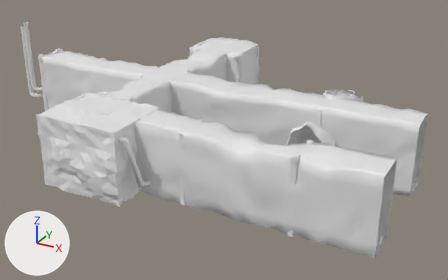
The FBX model Assets/_Project/Content/Art/3D/Mesh/SM_Сorridor_01.fbx, before and after one commit.
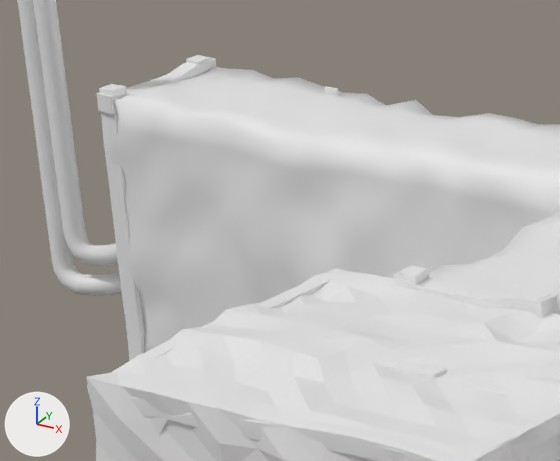
The first picture shows the older version from a 50 mm lens placed at (30.4, -29.6, 15.7), pointed at (13.6, 0.9, 0.5). The close-ups show the older and then the newer version on the part from 4% to 30% of the width and 13% to 47% of the height of that picture. Only the edits that show in the close-ups are written down. The axes (+X, +Y, +Z) are drawn at lower left. The lights are the same throughout. Materials are left out; every surface is plain grey. Where no turn or scale is listed for an object, it has been applied to the vertices.

The older version as bpy lines, for what is in view:
```python
me_cube_382 = bpy.data.meshes.new('Cube.382')
me_cube_382.from_pydata(...)  # 1045 vertices, 1894 faces; spans x -0.17..0.17, y -1.05..1.07, z -0.12..4.15
# faces by material slot: [1048, 846]
me_cube_382.materials.append(mat_t_wood_old_beams)
me_cube_382.materials.append(mat_t_metal_ts_planks_02)
me_cube_388 = bpy.data.meshes.new('Cube.388')
me_cube_388.from_pydata(...)  # 56 vertices, 108 faces; spans x -0.11..0.12, y -1.77..1.99, z -0.12..0.12
me_cube_388.materials.append(mat_t_wood_old_beams)
me_cube_396 = bpy.data.meshes.new('Cube.396')
me_cube_396.from_pydata(...)  # 56 vertices, 108 faces; spans x -1.48..1.49, y -0.12..0.11, z -0.12..0.12
me_cube_396.materials.append(mat_t_wood_old_beams)
ob_sm_timber_base_007 = bpy.data.objects.new('SM_Timber_BASE.007', me_cube_388)
ob_sm_timber_base_007.location = (12.36, -6.22, 3.9)
ob_sm_timber_base_011 = bpy.data.objects.new('SM_Timber_BASE.011', me_cube_396)
ob_sm_timber_base_011.location = (9.17, -6.08, 3.9)
ob_sm_timber_support = bpy.data.objects.new('SM_Timber_Support', me_cube_382)
ob_sm_timber_support.location = (0.01, 0.99, 0.0)
# also in view: 'SM_Timber_Support.015' at (9.5, -4.0, 2.0); 'SM_Сorridor_01' at (12.6, 3.5, 2.0); 'SM_Timber_BASE.003' at (7.6, -6.0, 3.9); 'SM_Tube_1' at (11.9, 0.1, 3.9); 'SM_Room_Generator' at (9.9, -6.1, 2.0)
```
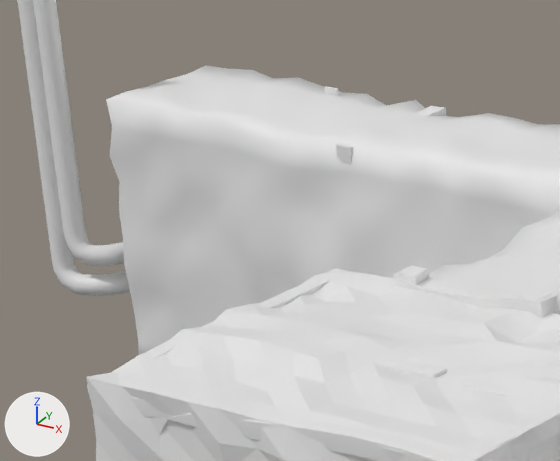
Edits to the scene script, one JSON object a line:
```json
{"op": "add", "block": "me_cube_017", "code": ["me_cube_017 = bpy.data.meshes.new('Cube.017')", "me_cube_017.from_pydata(...)  # 919 vertices, 885 faces; spans x -0.18..0.17, y -1.02..1.03, z -0.11..3.98"]}
{"op": "remove", "block": "ob_sm_timber_support", "code": ["ob_sm_timber_support = bpy.data.objects.new('SM_Timber_Support', me_cube_382)", "ob_sm_timber_support.location = (0.01, 0.99, 0.0)"]}
{"op": "add", "block": "ob_sm_timber_support_2_001", "code": ["ob_sm_timber_support_2_001 = bpy.data.objects.new('SM_Timber_Support_2.001', me_cube_017)", "ob_sm_timber_support_2_001.location = (4.21, 0.99, 0.0)"]}
```

Where the change shows, as pixel boxes [x1, y1, x2, y2] in the close-ups (560 x 461 px):
```json
{"object": "SM_Timber_Support", "change": "deleted", "before": [96, 55, 216, 361]}
{"object": "SM_Timber_Support_2.001", "change": "added", "after": [336, 106, 446, 164], "on screen": "mostly hidden"}
```
